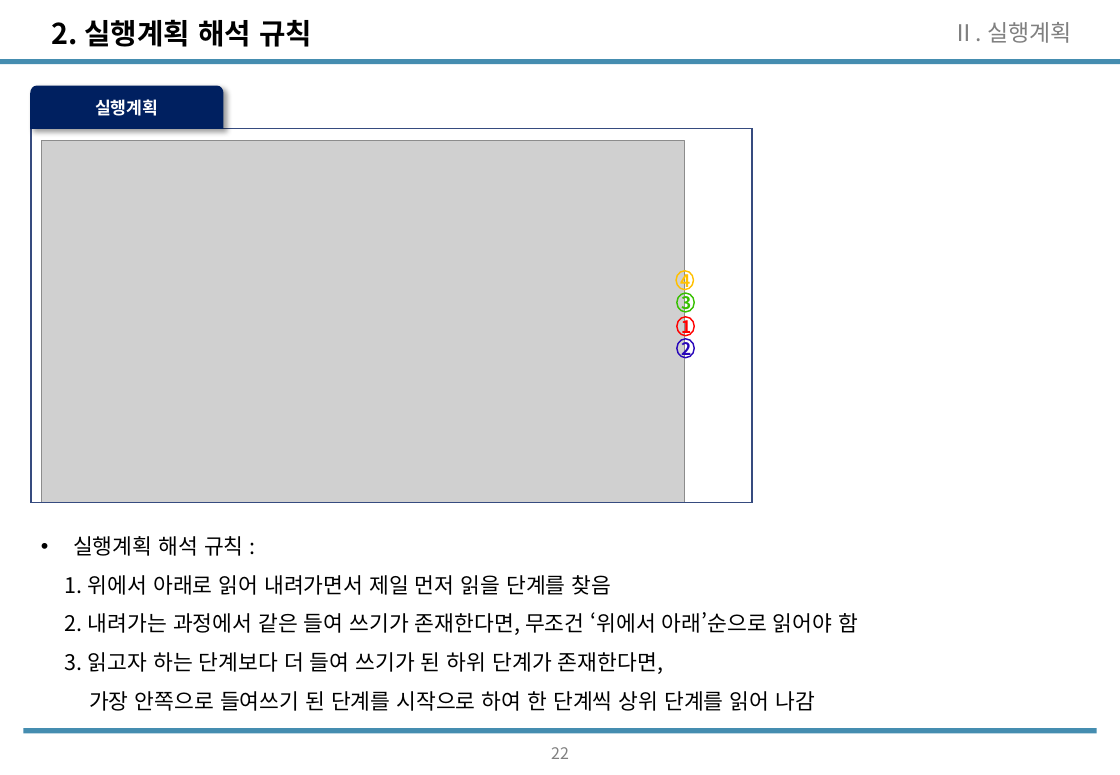
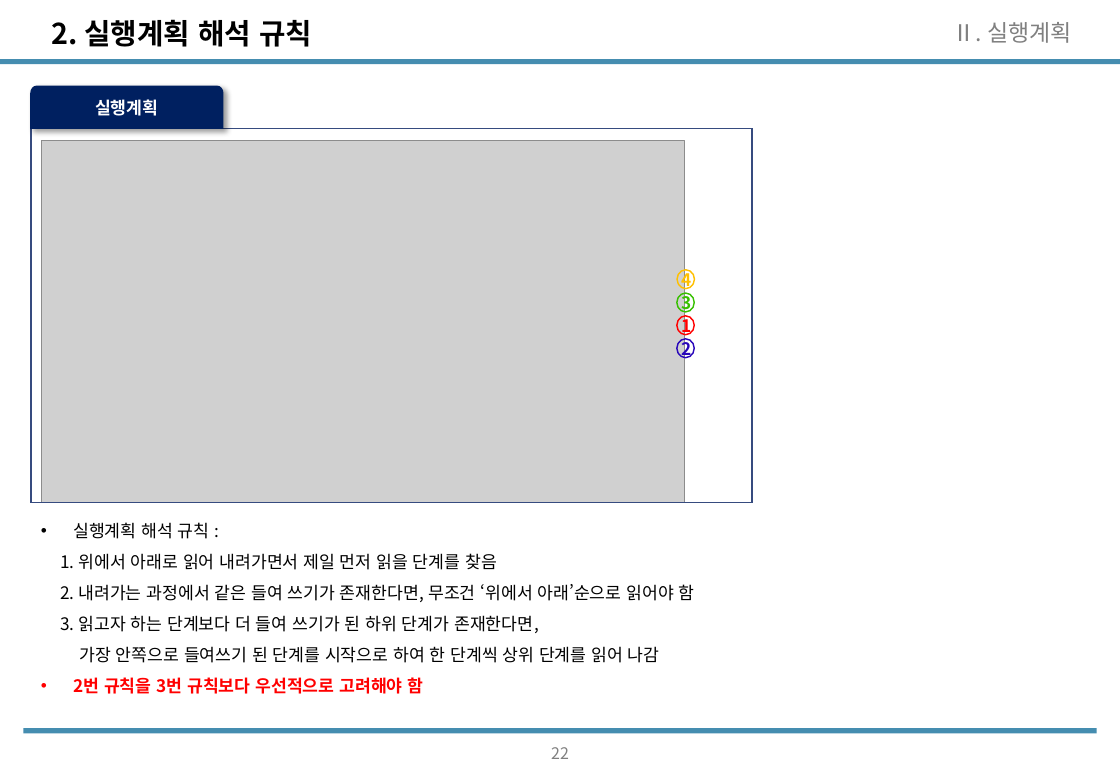
Before and after one commit to wooseok1152/SQL, a slide deck: slide 23 of SQL_seminar/SQL중상급활용_CH2.pptx. Drawn at 1120x775 pixels with LibreOffice and Linux fonts; fonts in the diff are those of the drawing; grey boxes stand for pictures. Boxes give left, top, right and bottom in pixels: in the first picture for what was removed or moved away, otherwise in the second. Text is boxed around its words. In the diff, an @@ line names an element or a change of style, - is before the commit and + after.

```diff
--- a/SQL_seminar/SQL중상급활용_CH2.pptx
+++ b/SQL_seminar/SQL중상급활용_CH2.pptx
@@ text "실행계획 해석 규칙 :": place and size @@
-text "실행계획 해석 규칙 :" at box(65, 536, 858, 711)
+text "실행계획 해석 규칙 :" at box(60, 522, 695, 694)
@@ text at box(60, 522, 695, 663): size 15 to 12 pt in "실행계획 해석 규칙 :", "1. 위에서 아래로 읽어 내려가면서 제일 먼저 ...", "2. 내려가는 과정에서 같은 들여 쓰기가 존재한다면, ...", "3. 읽고자 하는 단계보다 더 들여 쓰기가 ..." and 1 more places @@
@@ text at box(73, 677, 424, 694): paragraph added @@
+• 2번 규칙을 3번 규칙보다 우선적으로 고려해야 함
```
Also in this commit, not shown: 6 other slides changed, 2 slides added, 6 other files.
